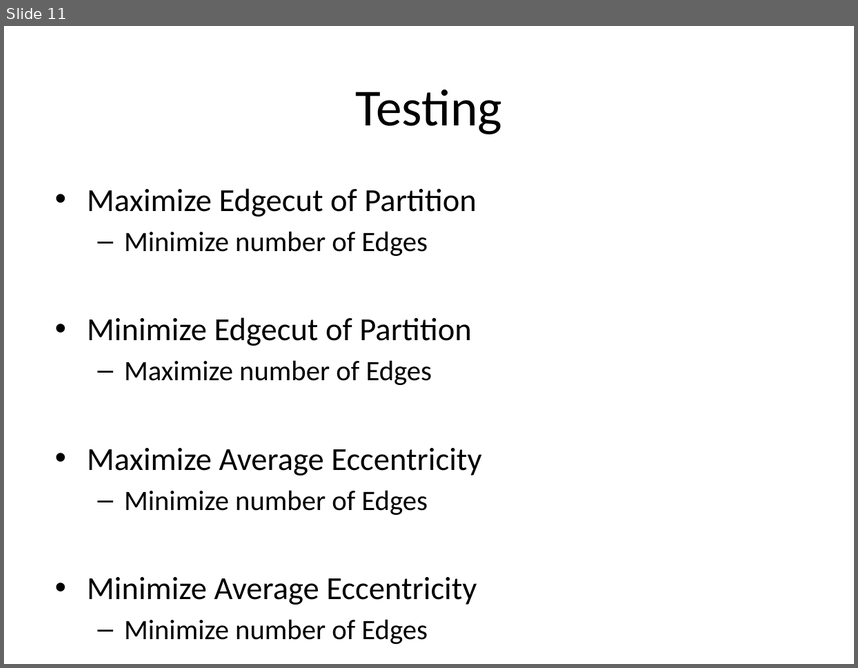
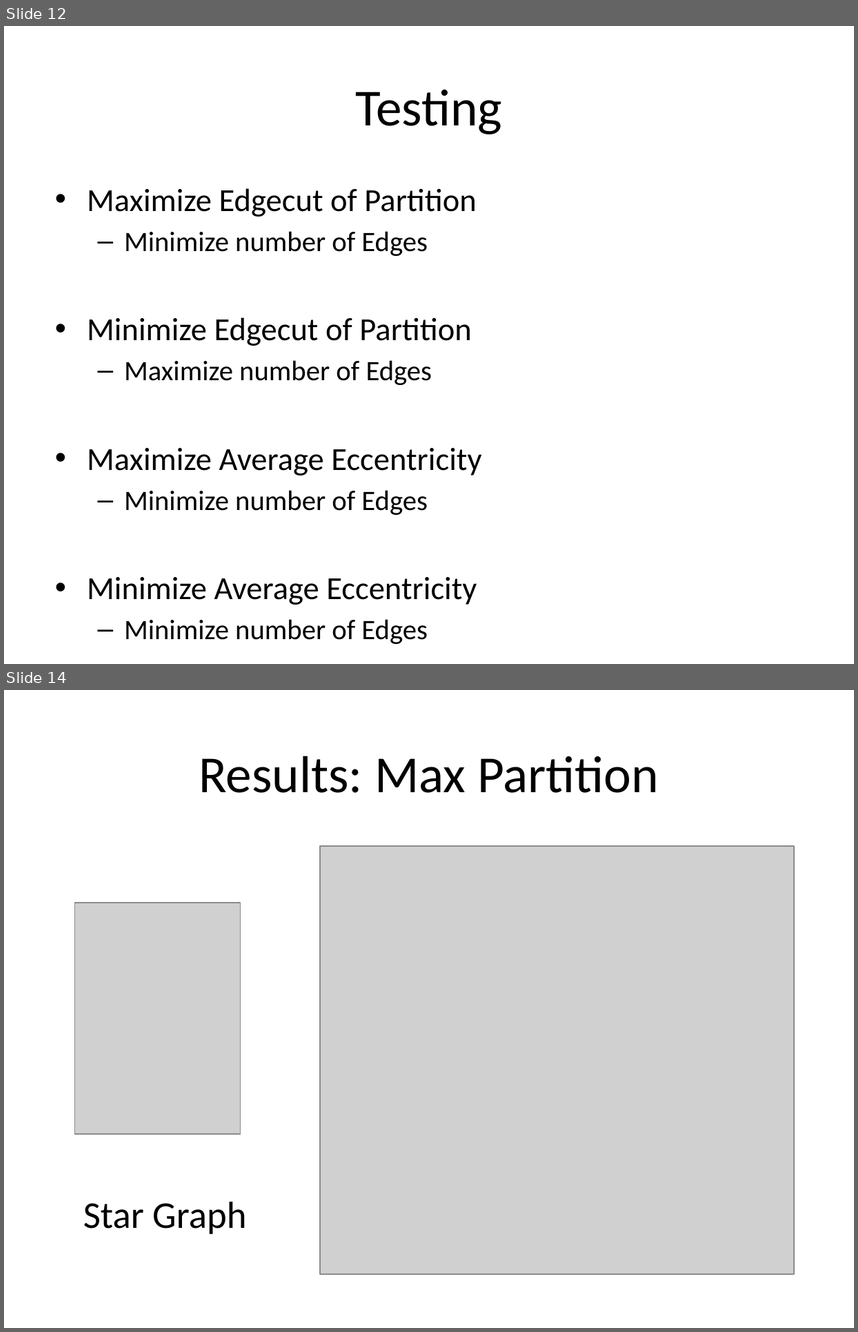
Before and after one commit to mam446/GraphEvo, a slide deck: documents/Matt Presentation.pptx. Shown one above the other, each under a label of ours: slide 11 before the commit, slides 12 and 14 after it; the slides between them are not shown. The pictures are 858x668 and 858x1332 pixels, drawn with LibreOffice and Linux fonts; fonts in the diff are those of the drawing; grey boxes stand for pictures; background and template pictures are left out. Boxes give left, top, right and bottom in pixels: in the first picture for what was removed or moved away, otherwise in the second. Text is boxed around its words. In the diff, an @@ line names an element or a change of style, - is before the commit and + after.

```diff
--- a/documents/Matt Presentation.pptx
+++ b/documents/Matt Presentation.pptx
@@ slide 14 added at <box>4,690,854,1328</box>, background #FFFFFF @@
@@ title added at <box>199,756,659,793</box>, 44 pt, text #000000 @@
+Results: Max Partition
@@ picture added at <box>320,845,795,1273</box> @@
@@ picture added at <box>74,903,240,1134</box> @@
@@ text added at <box>83,1201,246,1234</box>, 32 pt, text #000000 @@
+Star Graph
@@ what was slide 11 is now slide 12 @@
```
Also in this commit, not shown: 11 other slides added.
